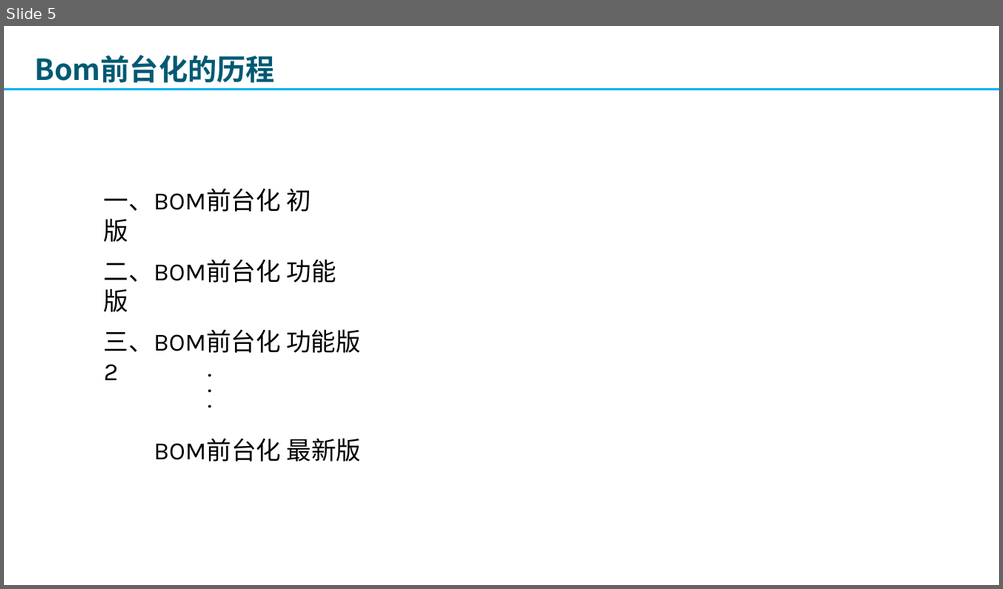
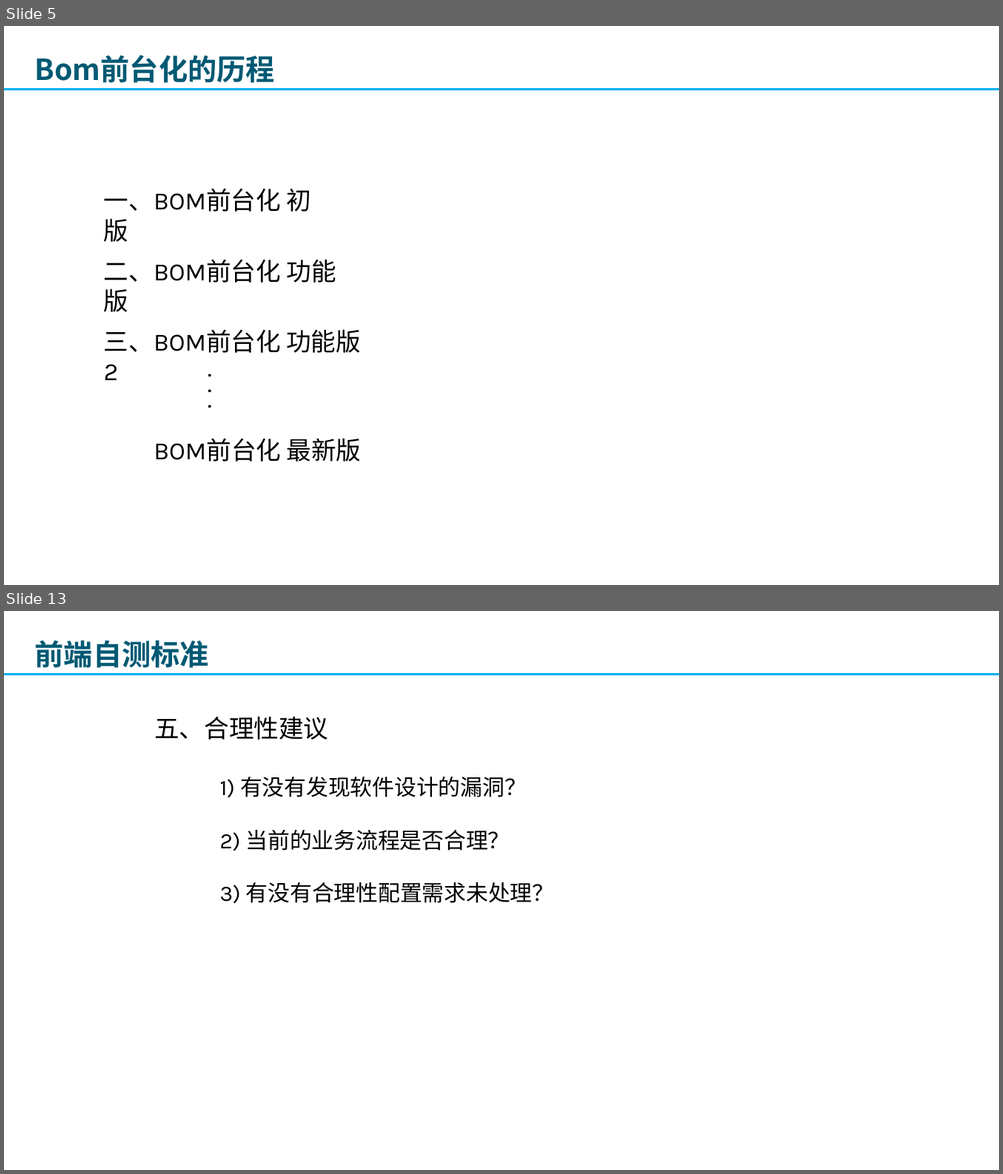
Before and after one commit to lbb1/lbb1.github.io, a slide deck: doc/2019-10-22 bom项目前端开发的收获.pptx. Shown one above the other, each under a label of ours: slide 5 before the commit, slides 5 and 13 after it; the slides between them are not shown. The pictures are 1003x589 and 1003x1174 pixels, drawn with LibreOffice and Linux fonts; fonts in the diff are those of the drawing; background and template pictures are left out. Boxes give left, top, right and bottom in pixels: in the first picture for what was removed or moved away, otherwise in the second. Text is boxed around its words. In the diff, an @@ line names an element or a change of style, - is before the commit and + after.

```diff
--- a/doc/2019-10-22 bom项目前端开发的收获.pptx
+++ b/doc/2019-10-22 bom项目前端开发的收获.pptx
@@ slide 13 added at box(4, 611, 999, 1170), background picture (left out) @@
@@ text added at box(35, 640, 209, 668), 21 pt, text #005973, bold @@
+前端自测标准
@@ line added from (4, 675) to (999, 675), #00B0F0 1.5 pt @@
@@ text added at box(154, 716, 328, 740), 18 pt, text #000000 @@
+五、合理性建议
@@ text added at box(220, 777, 555, 904), 16 pt, text #000000 @@
+1) 有没有发现软件设计的漏洞？
+2) 当前的业务流程是否合理？
+3) 有没有合理性配置需求未处理？
```
Also in this commit, not shown: 1 slide changed, 7 other slides added, 1 slide removed, 1 other file.
